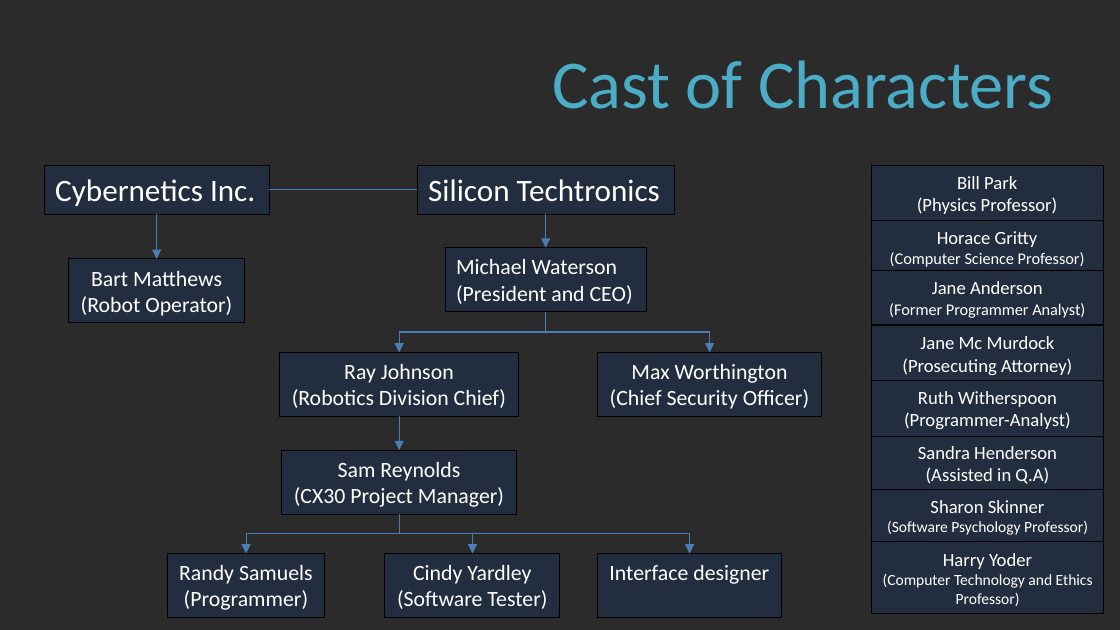
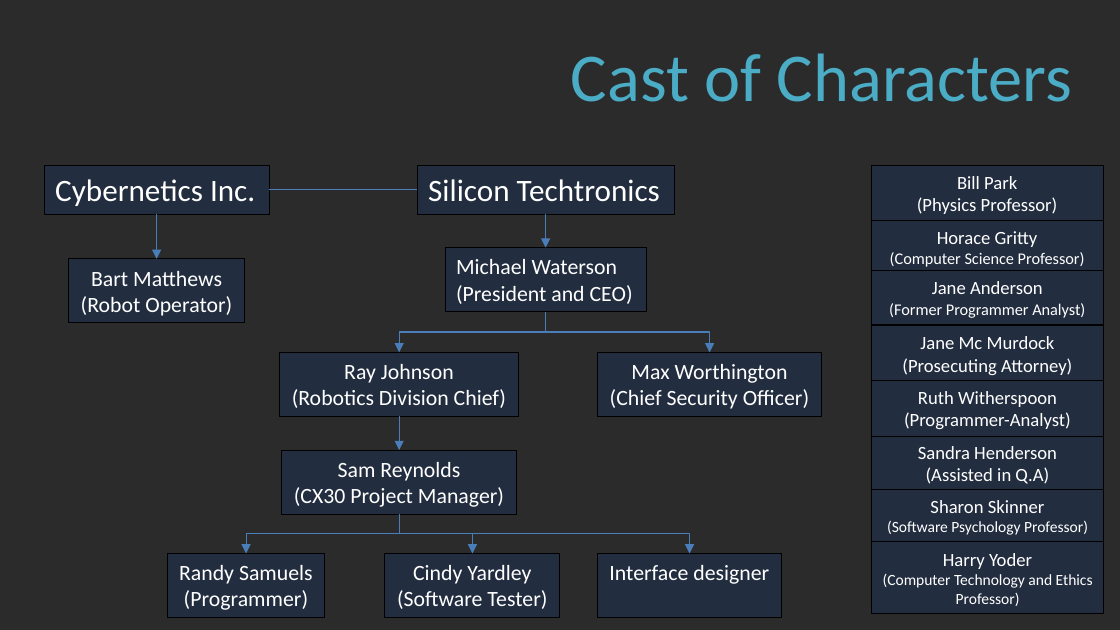
Before and after one commit to anil4956/HI, a slide deck: slide 4 of Killer Fish/Killer Robot.pptx (slide 5 before the commit). Drawn at 1120x630 pixels with LibreOffice and Linux fonts; fonts in the diff are those of the drawing; background and template pictures are left out; a plain dark background stands for a picture behind light text. Boxes give left, top, right and bottom in pixels: in the first picture for what was removed or moved away, otherwise in the second. Text is boxed around its words. In the diff, an @@ line names an element or a change of style, - is before the commit and + after.

```diff
--- a/Killer Fish/Killer Robot.pptx
+++ b/Killer Fish/Killer Robot.pptx
@@ title "Cast of Characters": place and size @@
-title "Cast of Characters" at [552,60,1053,109]
+title "Cast of Characters" at [571,53,1072,102]
```
Also in this commit, not shown: 8 other slides changed, 1 slide removed.
